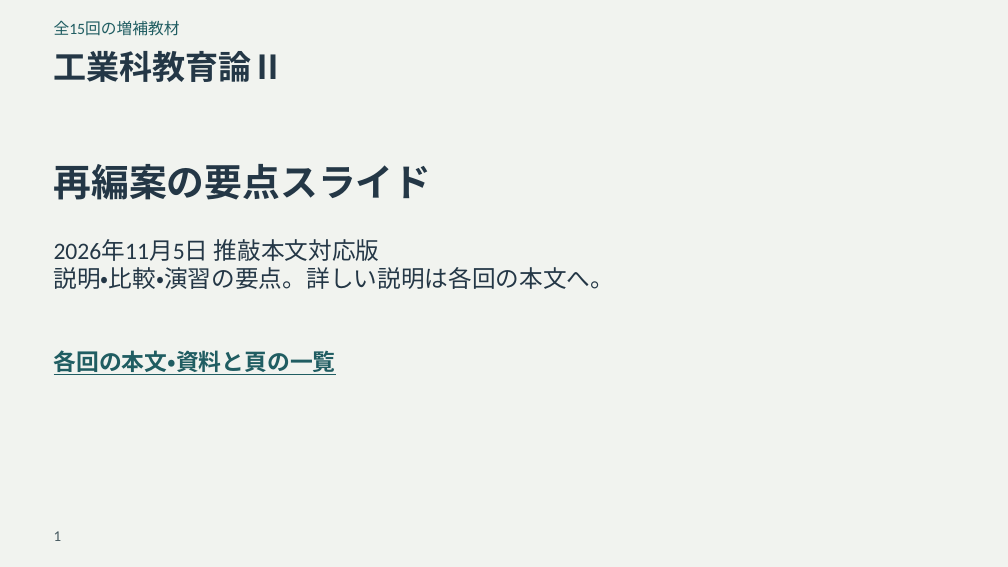
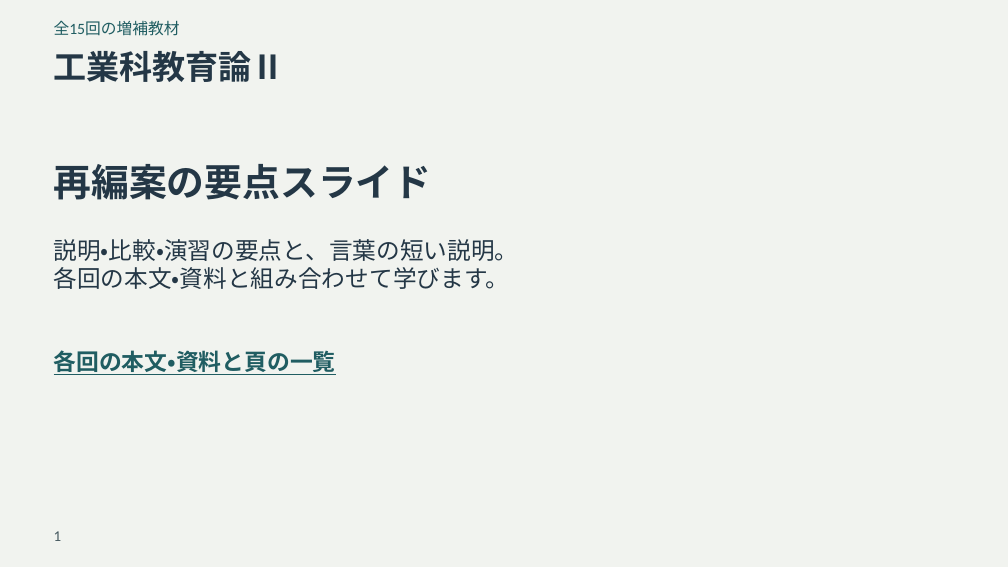
Before and after one commit to zooc-14calbp/industrial-education-ii, a slide deck: slide 1 of reorganized/20261105/expanded/slides.pptx. Drawn at 1008x567 pixels with LibreOffice and Linux fonts; fonts in the diff are those of the drawing. Boxes give left, top, right and bottom in pixels: in the first picture for what was removed or moved away, otherwise in the second. Text is boxed around its words. In the diff, an @@ line names an element or a change of style, - is before the commit and + after.

Commit message:
Add concise wording cues across both course slide decks

```diff
--- a/reorganized/20261105/expanded/slides.pptx
+++ b/reorganized/20261105/expanded/slides.pptx
@@ text at (x1=54, y1=239, x2=519, y2=289): text changed @@
-2026年11月5日 推敲本文対応版
-説明・比較・演習の要点。詳しい説明は各回の本文へ。
+説明・比較・演習の要点と、言葉の短い説明。
+各回の本文・資料と組み合わせて学びます。
```
Also in this commit, not shown: 15 other slides changed, 30 other files.
